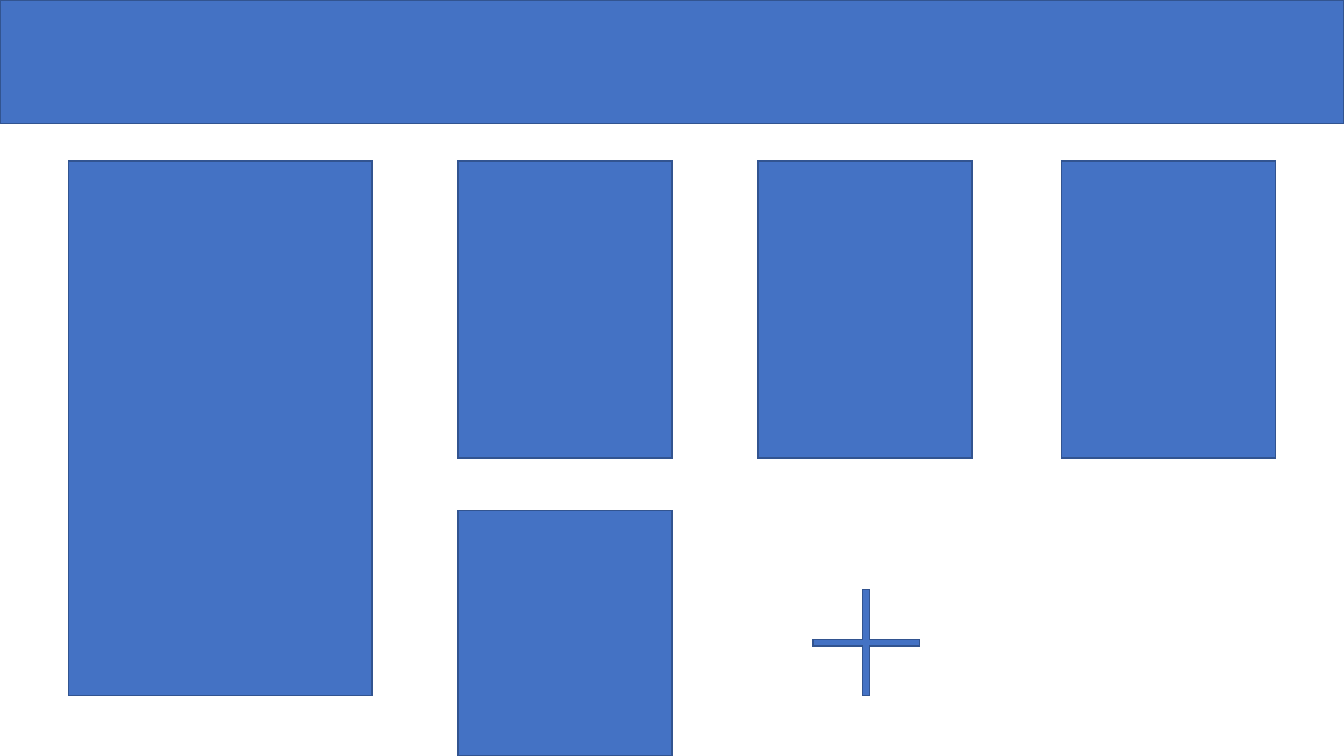
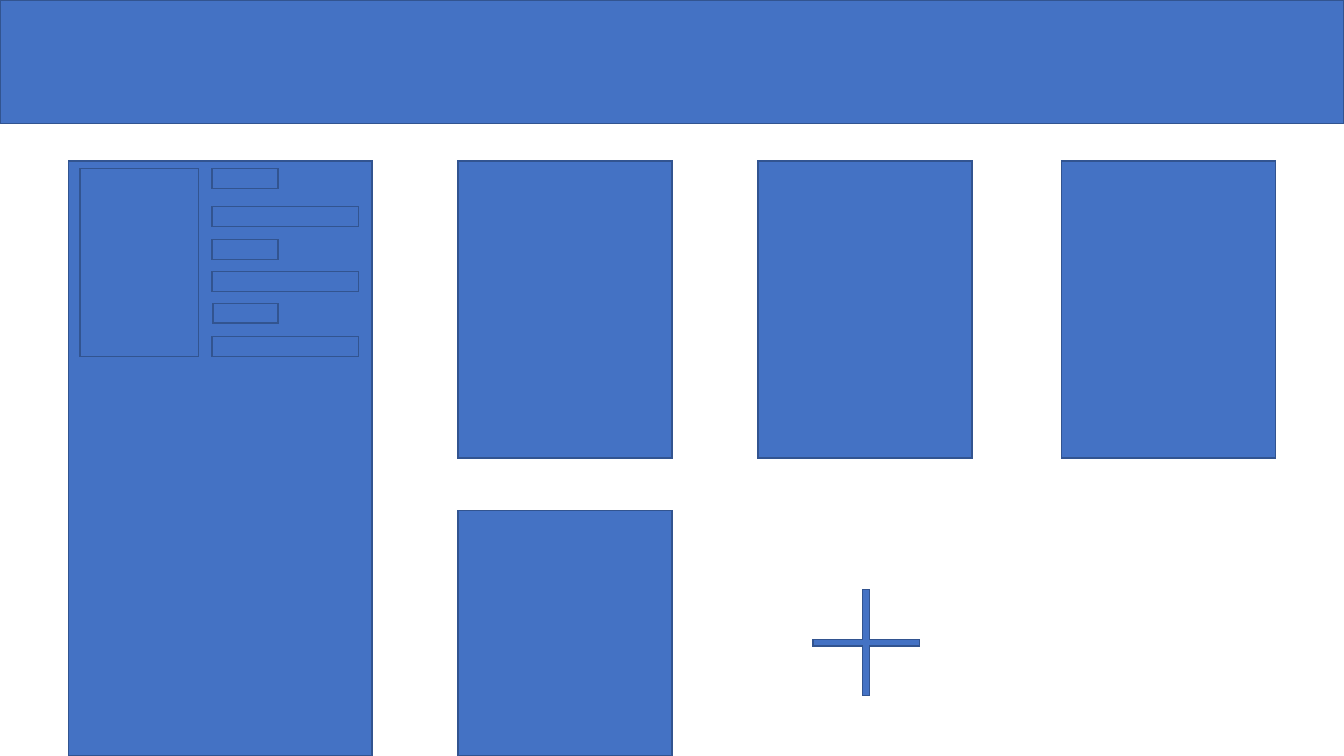
Before and after one commit to sky21kr/ClassManager_React, a slide deck: slide 1 of ClassManager디자인.pptx. Drawn at 1344x756 pixels with LibreOffice and Linux fonts; fonts in the diff are those of the drawing. Boxes give left, top, right and bottom in pixels: in the first picture for what was removed or moved away, otherwise in the second. Text is boxed around its words. In the diff, an @@ line names an element or a change of style, - is before the commit and + after.

```diff
--- a/ClassManager디자인.pptx
+++ b/ClassManager디자인.pptx
@@ rectangle: place and size @@
-rectangle at <box>69,161,372,696</box>
+rectangle at <box>69,161,372,756</box>
@@ rectangle added at <box>80,168,198,356</box>, fill #4472C4, outline #325491 1 pt @@
@@ rectangle added at <box>212,168,278,189</box>, fill #4472C4, outline #325491 1 pt @@
@@ rectangle added at <box>212,207,358,227</box>, fill #4472C4, outline #325491 1 pt @@
@@ rectangle added at <box>212,240,278,260</box>, fill #4472C4, outline #325491 1 pt @@
@@ rectangle added at <box>212,271,358,291</box>, fill #4472C4, outline #325491 1 pt @@
@@ rectangle added at <box>213,303,278,324</box>, fill #4472C4, outline #325491 1 pt @@
@@ rectangle added at <box>212,337,358,357</box>, fill #4472C4, outline #325491 1 pt @@
```
Also in this commit, not shown: 3 other files.
